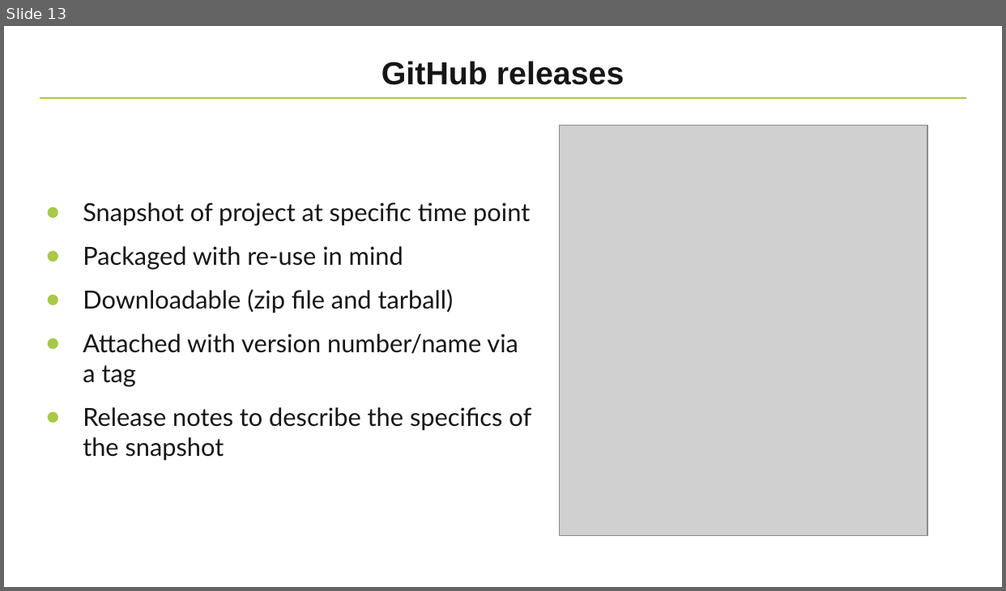
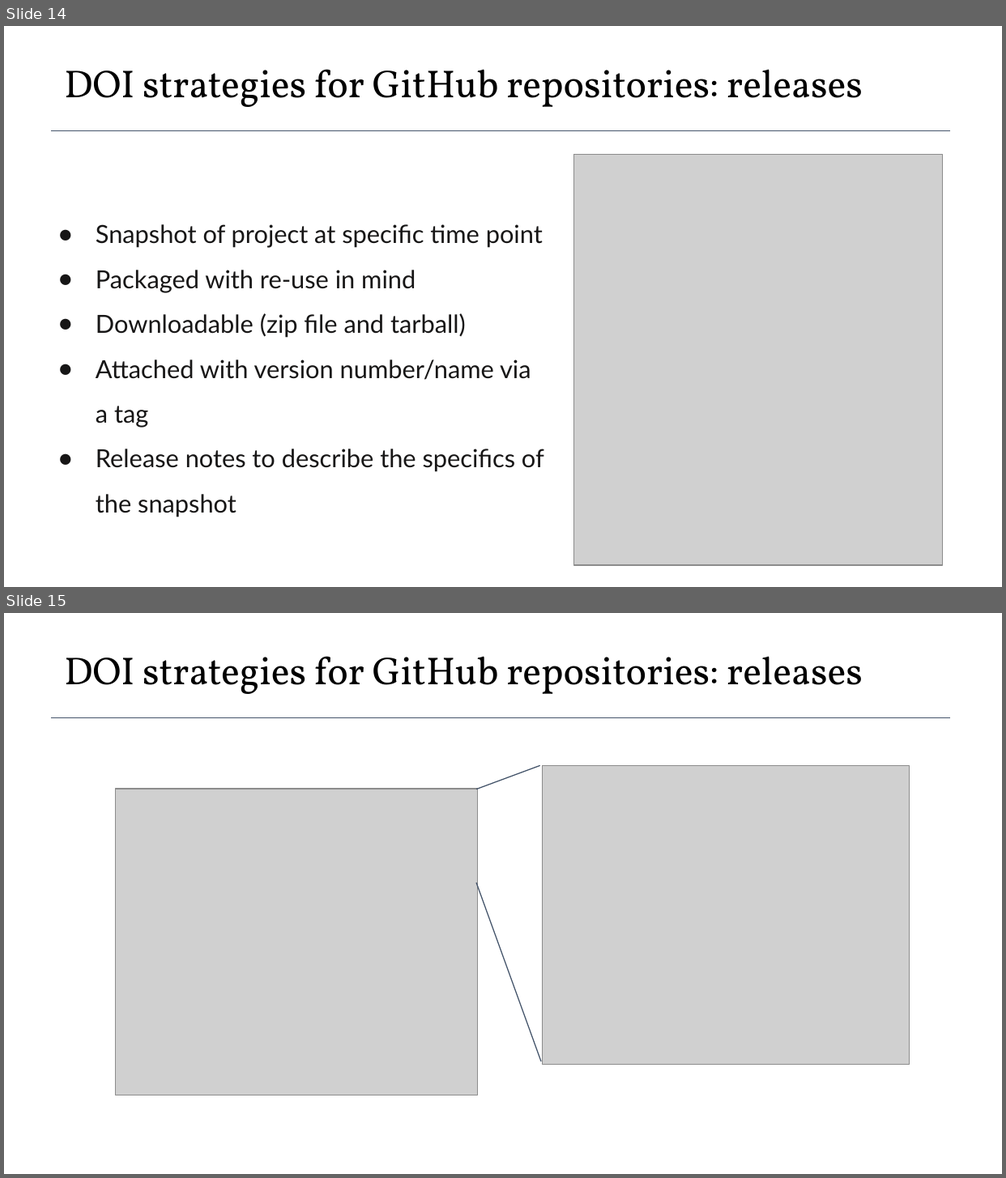
Before and after one commit to elixir-europe-training/ELIXIR-TrP-FAIR-Material-By-Design, a slide deck: docs/supplementary/presentations/ch_08_Unique_identifiers/Session 8 - Unique identifiers for training materials.pptx. Shown one above the other, each under a label of ours: slide 13 before the commit, slides 14 and 15 after it. The pictures are 1006x591 and 1006x1178 pixels, drawn with LibreOffice and Linux fonts; fonts in the diff are those of the drawing; grey boxes stand for pictures; background and template pictures are left out. Boxes give left, top, right and bottom in pixels: in the first picture for what was removed or moved away, otherwise in the second. Text is boxed around its words. In the diff, an @@ line names an element or a change of style, - is before the commit and + after.

```diff
--- a/docs/supplementary/presentations/ch_08_Unique_identifiers/Session 8 - Unique identifiers for training materials.pptx
+++ b/docs/supplementary/presentations/ch_08_Unique_identifiers/Session 8 - Unique identifiers for training materials.pptx
@@ slide 15 added at bbox=[4, 613, 1002, 1174], background #FFFFFF @@
@@ text added at bbox=[64, 656, 863, 694], 28.1 pt, text #000000 @@
+DOI strategies for GitHub repositories: releases
@@ line added from (51, 717) to (950, 717), #44546A 0.56 pt @@
@@ line added from (476, 790) to (540, 765), #44546A 0.75 pt @@
@@ picture added at bbox=[543, 765, 909, 1064] @@
@@ picture added at bbox=[115, 789, 477, 1095] @@
@@ line added from (476, 883) to (541, 1062), #44546A 0.75 pt @@
@@ what was slide 13 is now slide 14 @@
@@ slide 14 changed as well @@
@@ text at bbox=[64, 69, 863, 107]: text changed; size 23 to 28.1 pt; font Arial to Vollkorn; text colour #171616 to #000000; bold off @@
-GitHub releases
+DOI strategies for GitHub repositories: releases
@@ line removed from (39, 98) to (967, 98) @@
@@ line added from (51, 130) to (950, 130), #44546A 0.56 pt @@
@@ picture: place and size @@
-picture at bbox=[559, 125, 927, 536]
+picture at bbox=[573, 155, 942, 566]
@@ text "Snapshot of project at specific ...": place and size @@
-text "Snapshot of project at specific ..." at bbox=[83, 203, 531, 461]
+text "Snapshot of project at specific ..." at bbox=[96, 224, 544, 518]
@@ text "Snapshot of project at specific ..." at bbox=[96, 224, 544, 518]: line spacing 1 to 1.5; bullet colour #A7C947 to #171616; less space between paragraphs @@
```
Also in this commit, not shown: 11 other slides changed, 5 other slides added, 4 slides removed, 3 other files.
